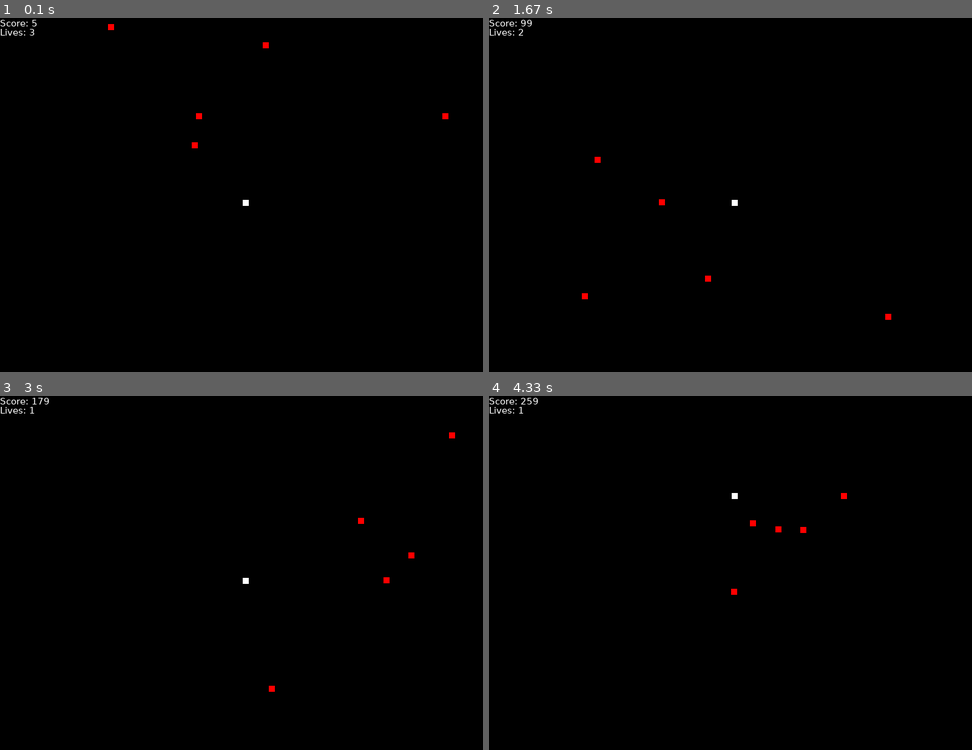
Above: before the commit, frames 1-4 (two rows, left to right).
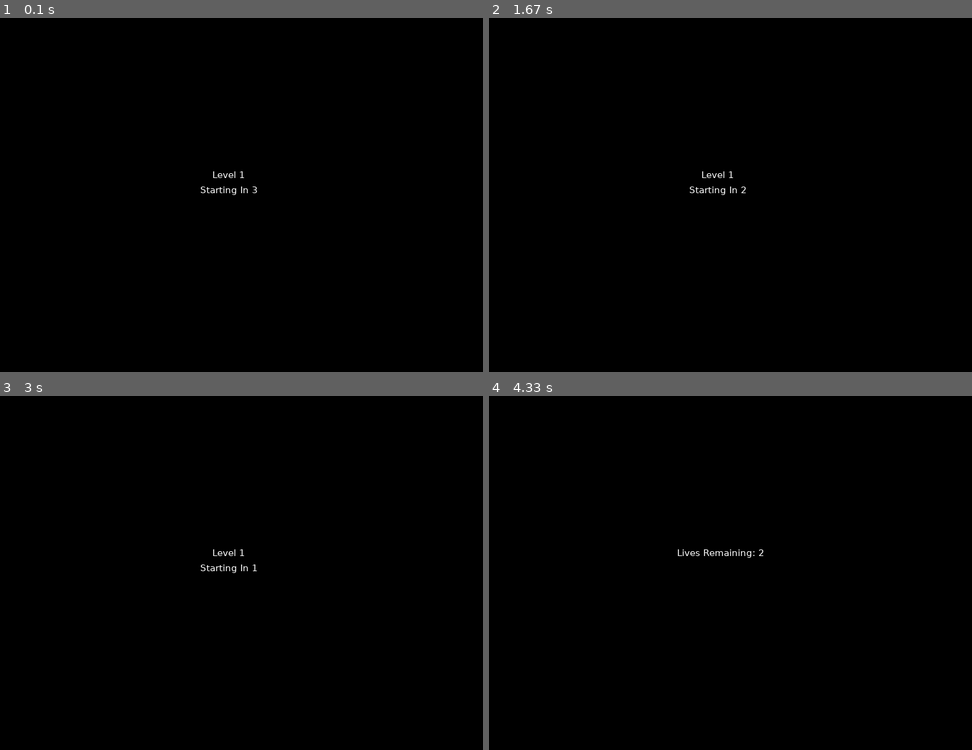
Above: after the commit, the same moments.

Repository: tahmed5/pygame_fun
Game: pygame game, started from main.py
Same seed, same stepped clock (60 frames per second), same inputs: the game is played once before the commit and once after it.
Inputs:
- Up to frame 1 (0.1 s): no input
- Up to frame 2 (1.67 s): no input
- Up to frame 3 (3 s): no input
- Up to frame 4 (4.33 s): hold Up 3.6-4.07 s

The runs differ from the first frame. In frame 1, 0.4% of the frame differs, in the area x 0-93%, y 0-54%; in frame 2, 0.4%; in frame 3, 0.4%; in frame 4, 0.4%, in the area x 0-75%, y 0-57%.

Commit message:
Add files via upload

Diff:
--- a/main.py
+++ b/main.py
@@ -1,6 +1,7 @@
 import pygame
 import random
 import sys
+import time
 
 width,height = 800,600
 pygame.init()
@@ -13,8 +14,9 @@
 pygame.display.set_caption("Robot Game") #Used to set the title of the board window
 smoothx,smoothy = 0,0 # SmoothX and SmoothY will be added to the player coordinates to allow constant motion when a user clicks one of the arrow keys
 fps = pygame.time.Clock() #A pygame function that is used to control the amount of cycles per second
-level = 0
+level = 1
 scoreboard = 0
+num_scrap = 0
 
 
 class user:
@@ -47,10 +49,9 @@
         #This will send each bot to the remove_bots method in the robot class
         for bot in bots:
             robot.remove_bots(bot)
-        player.x, player.y =int(width/2),int(height/2) #updates the player position back to the centre
         if self.lives == 0:
             gameloop = False #Stop the gameloop if the user no longer has any lives
-
+        lives_remaining()
 
 
 
@@ -58,19 +59,21 @@
 
 class robot:
     def __init__(self):
+        self.id = 'robot'
         #x and y are randomly generated
         x = list(range(0, width))
         y = list(range(0,height))
-        #A safe radius of 37.5 is formed by removing the values in that radius from x and y
-        for i in range(75):
-            x.pop(int((width/2)) - i)
-            x.pop(int((width/2)) + i)
-        for i in range(75):
-            y.pop(int((height/2)) - i)
-            y.pop(int((height/2)) + i)
-        self.x = random.choice(x) #x is assigned from outside the safe radius
+        safe_x = []
+        safe_y = []
+        for number in x:
+            if number not in range(300,600):
+                safe_x.append(number)
+        for number in y:
+            if number not in range(150,450):
+                safe_y.append(number)
+        self.x = random.choice(safe_x) #x is assigned from outside the safe radius)
         self.colour = red # Sets the colours of bots to red
-        self.y = random.choice(y)#y is assigned from outside the safe radius
+        self.y = random.choice(safe_y)#y is assigned from outside the safe radius
         self.ground = False # Ground is used to make a bot stationary when it turns into a scrap pile
         self.width = 10
         self.height = 10
@@ -106,11 +109,13 @@
                 self.y -= 2
 
     def scrap_pile(self,other):
+        global num_scrap
         self.ground = True #Makes the bot stationary
         self.colour = blue #Makes the scrap pile blue
         if other in bots:
             bots.remove(other)  #Removes one of the bots when two collide together so one scrap pile is created
         pygame.draw.rect(board,blue,(self.x,self.y,self.width,self.height)) #Outputs the scrap pile
+        self.id = 'scrap'
 
 
 class collision:
@@ -146,21 +151,26 @@
             user.lives(self)
 
 def generate_bots():
+    player.x, player.y =int(width/2),int(height/2) #updates the player position back to the centre
     global bots
-    if level == 0:
+    if level == 1:
         bots = [robot() for x in range(5)] #Creates 5 bot instances when level is 0
-    if level == 1:
+    if level == 2:
         bots = [robot() for x in range(10)] #Creates 10 bot instances when level is 1
+    if level == 3:
+        bots = [robot() for x in range(15)] #Creates 10 bot instances when level is 1
+    if level == 4:
+        bots = [robot() for x in range(20)] #Creates 10 bot instances when level is 1
 
 
 generate_bots()
 
-scorefont = pygame.font.SysFont('Verdana', 15) #Assigns the font verdana when displaying the score
-livesfont = pygame.font.SysFont('Verdana', 15) #Assigns the font verdana when displaying the lives
+font = pygame.font.SysFont('Verdana', 15) #Assigns the font verdana when displaying the score
+
 
 def score(score):
     #Displays the Score
-    text = scorefont.render('Score: ' + str(score), True, white)
+    text = font.render('Score: ' + str(score), True, white)
     board.blit(text, [0,0])
 
 def save_score():
@@ -169,10 +179,34 @@
 
 def display_lives():
     #Displays the Lives
-    text = livesfont.render('Lives: ' + str(player.lives), True, white)
+    text = font.render('Lives: ' + str(player.lives), True, white)
     board.blit(text, [0, 15])
+
+countdownfont = pygame.font.SysFont('Verdana', 15)
+
+def countdown():
+    for x in range(3, 0, -1):
+        board.fill(black)
+        text = countdownfont.render('Level ' + str(level), True, white)
+        numbers = countdownfont.render('Starting In ' + str(x), True, white)
+        board.blit(text, [width/2- 50, height/2 - 50])
+        board.blit(numbers, [width/2- 70, height/2 - 25])
+        pygame.display.flip()
+        time.sleep(1)
+
+def lives_remaining():
+    board.fill(black)
+    text = font.render('Lives Remaining: ' + str(player.lives), True, white)
+    board.blit(text, [width/2- 90, height/2 - 50])
+    pygame.display.flip()
+    time.sleep(3)
+
+countdown()
+
+
 #MAIN GAME LOOP
 while gameloop == True:
+    num_scraps = 0
     fps.tick(60) #Sets FPS to 60
     for event in pygame.event.get(): #Checks each event
         if event.type == pygame.QUIT: #If one of the events are quit (when the user clicks the X in the top right corner) the window closes
@@ -211,7 +245,13 @@
     scoreboard += 1 #Adds one to the scoreboard each time
     score(scoreboard)
     display_lives()
-
+    for bot in bots:
+        if bot.id == 'scrap':
+            num_scraps += 1
+    if num_scraps == len(bots):
+        level += 1
+        generate_bots()
+        countdown()
 
     player.draw()
     pygame.display.update()
